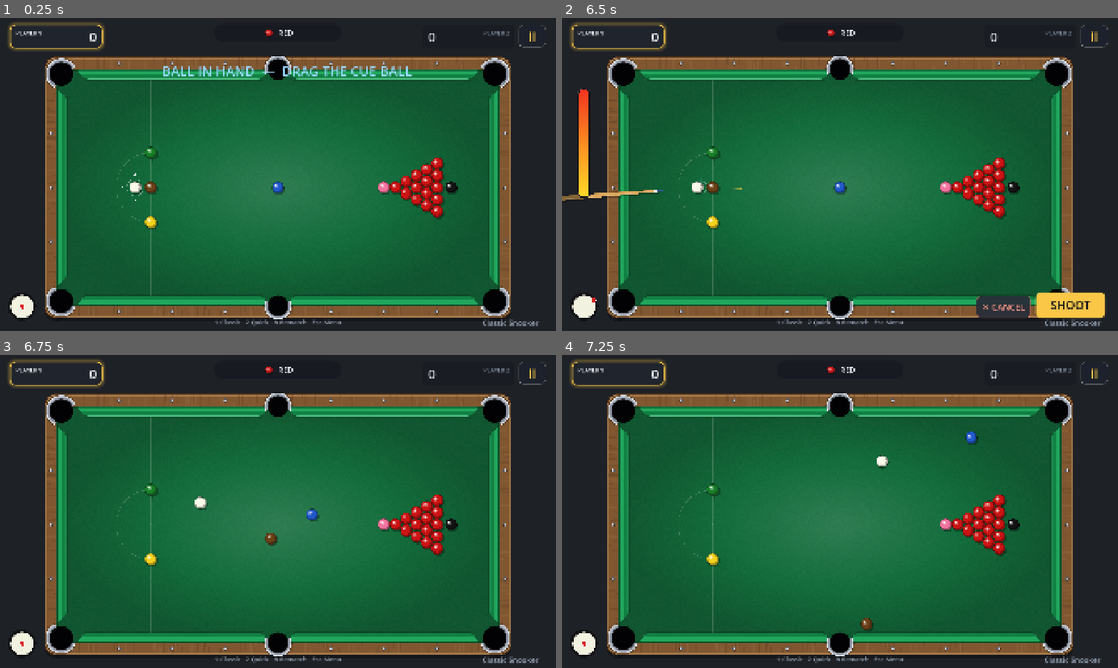
Above: before the commit, frames 1-4 (two rows, left to right).
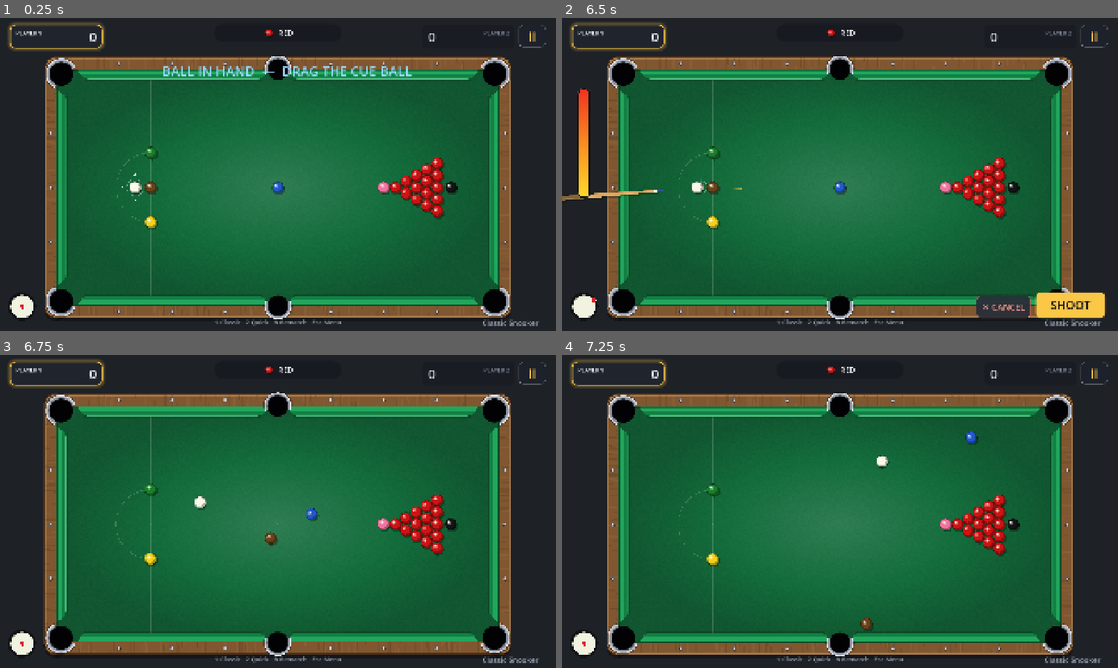
Above: after the commit, the same moments.

Repository: SaadiDK-003/pocket_duel
Game: Godot game, scene res://scenes/snooker/snooker_game.tscn
Same seed, same stepped clock (60 frames per second), same inputs: the game is played once before the commit and once after it. This scene is started directly instead of the project's main scene.
Inputs (mouse positions are in pixels of both pictures, inside the frame that each line leads up to):
- Up to frame 1 (0.25 s): no input
- Up to frame 2 (6.5 s): click "II" at 0.5 s; click "Restart" at 1.25 s; click "II" at 2 s; click "Restart" at 2.75 s; click "II" at 3.5 s; click "Restart" at 4.25 s; tap Enter at 5 s; drag from (584, 305) to (895, 105) at 5.02 s; drag from (1006, 221) to (812, 237) at 5.77 s
- Up to frame 3 (6.75 s): click "SHOOT" at 6.5 s
- Up to frame 4 (7.25 s): no input

Frames 1-2 are identical in both runs. In frame 3, 2.8% of the frame differs, in the area x 7-92%, y 11-97%; in frame 4, nothing differs.

Commit message:
Juice: pot sparkle burst + subtle screen shake + haptics
- Pot sparkle: a coloured particle burst pops at the pocket when a ball drops
- Screen shake (table only; background & HUD are separate layers so they don't
  move): a punchy shake on the break, smaller on hard hits and pots. Fully reset
  when the shot resolves so aiming is never offset
- Stronger haptics on the break

Co-Authored-By: Claude Opus 4.8 <noreply@anthropic.com>

Diff:
--- a/scripts/snooker/game_manager.gd
+++ b/scripts/snooker/game_manager.gd
@@ -86,6 +86,8 @@
 
 var _last_vp: Vector2 = Vector2.ZERO
 var _confetti: CanvasLayer = null
+var _shake_amt: float = 0.0          # Current screen-shake magnitude (px).
+var _base_pos: Vector2 = Vector2.ZERO
 var _timer_active: bool = false
 var _shot_time_left: float = 0.0
 var _last_tick_sec: int = -1
@@ -93,6 +95,7 @@
 
 func _process(delta: float) -> void:
 	_simulate(delta)
+	_update_shake(delta)
 	if _timer_active and not _paused:
 		_shot_time_left -= delta
 		if _shot_time_left <= 0.0:
@@ -152,6 +155,7 @@
 	hud.shoot_pressed.connect(cue.request_fire)
 	hud.cancel_pressed.connect(cue._cancel)
 	get_viewport().size_changed.connect(_on_resize)
+	_base_pos = position
 	_layout()
 	_start_mode(GameState.mode)
 
@@ -580,6 +584,8 @@
 
 	if not any_moving:
 		_balls_moving = false
+		_shake_amt = 0.0            # never leave the table offset when control returns
+		position = _base_pos
 		_evaluate_shot()
 		# In-off: bring the cue ball back into the D, in hand.
 		if cue_ball.is_potted:
@@ -608,8 +614,11 @@
 			# First real contact with the pack: play the scatter, once.
 			_break_shot = false
 			Audio.play("break", -2.0)
+			_add_shake(6.5)
+			_vibrate(55)
 		else:
 			Audio.play("ball_hit", _impact_db(_frame_ball_impact), 0.12)
+			_add_shake(clampf(_frame_ball_impact / 320.0, 0.0, 3.5))   # harder hit, bigger shake
 	if _frame_cushion_impact > 80.0:
 		Audio.play("cushion", _impact_db(_frame_cushion_impact), 0.10)
 
@@ -862,7 +871,50 @@
 	if b not in _potted_this_shot:
 		_potted_this_shot.append(b)
 		Audio.play("pocket")
-		_vibrate(30)
+		_vibrate(35)
+		_pot_sparkle(pocket_pos, b.color)
+		_add_shake(2.5)
+
+
+## Screen shake: nudge the table root (background & HUD are separate layers, so
+## they don't move). Only ever runs while balls are in motion.
+func _add_shake(amount: float) -> void:
+	_shake_amt = maxf(_shake_amt, amount)
+
+
+func _update_shake(delta: float) -> void:
+	if _shake_amt > 0.05:
+		position = _base_pos + Vector2(randf_range(-1.0, 1.0), randf_range(-1.0, 1.0)) * _shake_amt
+		_shake_amt = maxf(_shake_amt - 42.0 * delta, 0.0)
+	elif position != _base_pos:
+		position = _base_pos
+
+
+## A quick particle burst in the ball's colour when it drops — pot "juice".
+func _pot_sparkle(pos: Vector2, col: Color) -> void:
+	var p := CPUParticles2D.new()
+	p.position = pos
+	p.z_index = 60
+	p.one_shot = true
+	p.explosiveness = 1.0
+	p.amount = 20
+	p.lifetime = 0.55
+	p.emitting = true
+	p.spread = 180.0
+	p.initial_velocity_min = 150.0
+	p.initial_velocity_max = 360.0
+	p.gravity = Vector2.ZERO
+	p.damping_min = 200.0
+	p.damping_max = 340.0
+	p.scale_amount_min = maxf(ball_radius * 0.20, 3.5)
+	p.scale_amount_max = maxf(ball_radius * 0.38, 6.0)
+	p.color = col.lightened(0.35)
+	var ramp := Gradient.new()
+	ramp.set_color(0, Color(1, 1, 1, 1))
+	ramp.set_color(1, Color(col.r, col.g, col.b, 0.0))
+	p.color_ramp = ramp
+	add_child(p)
+	p.finished.connect(p.queue_free)
 
 
 func _resolve_ball_collisions() -> void:
